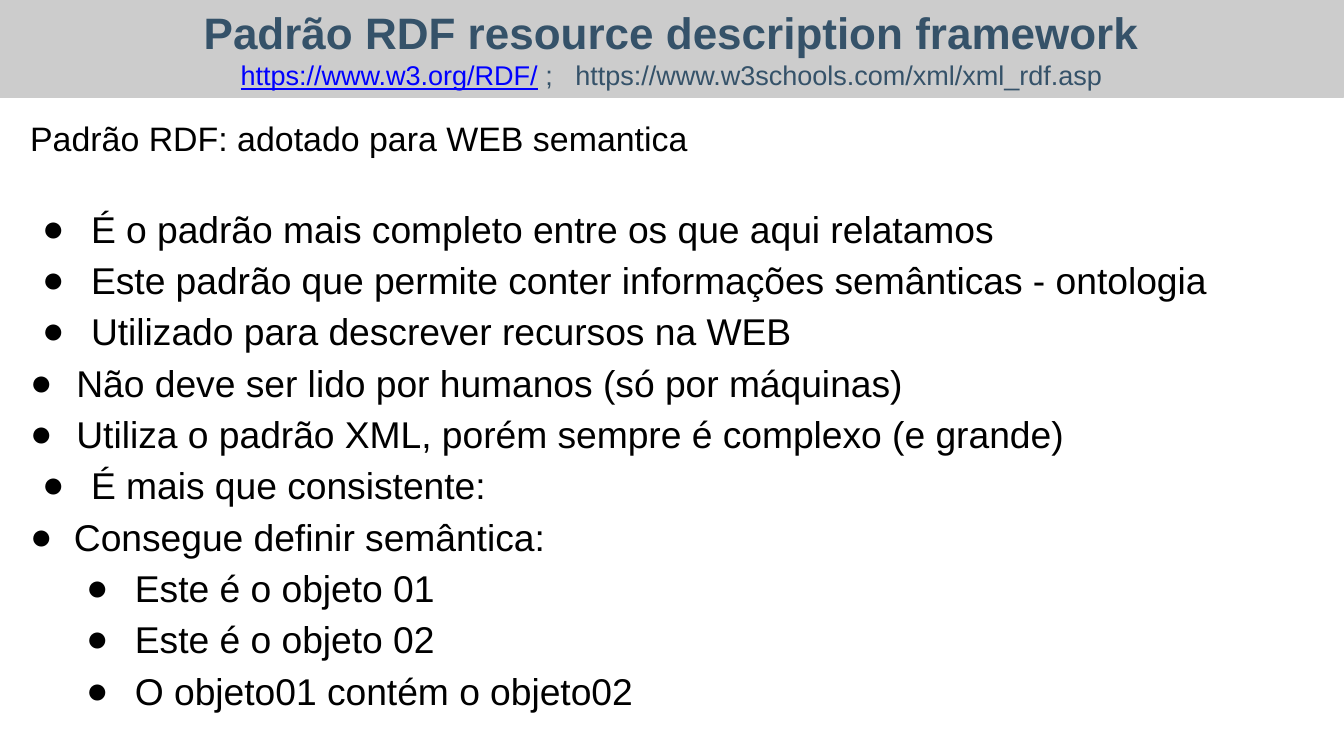
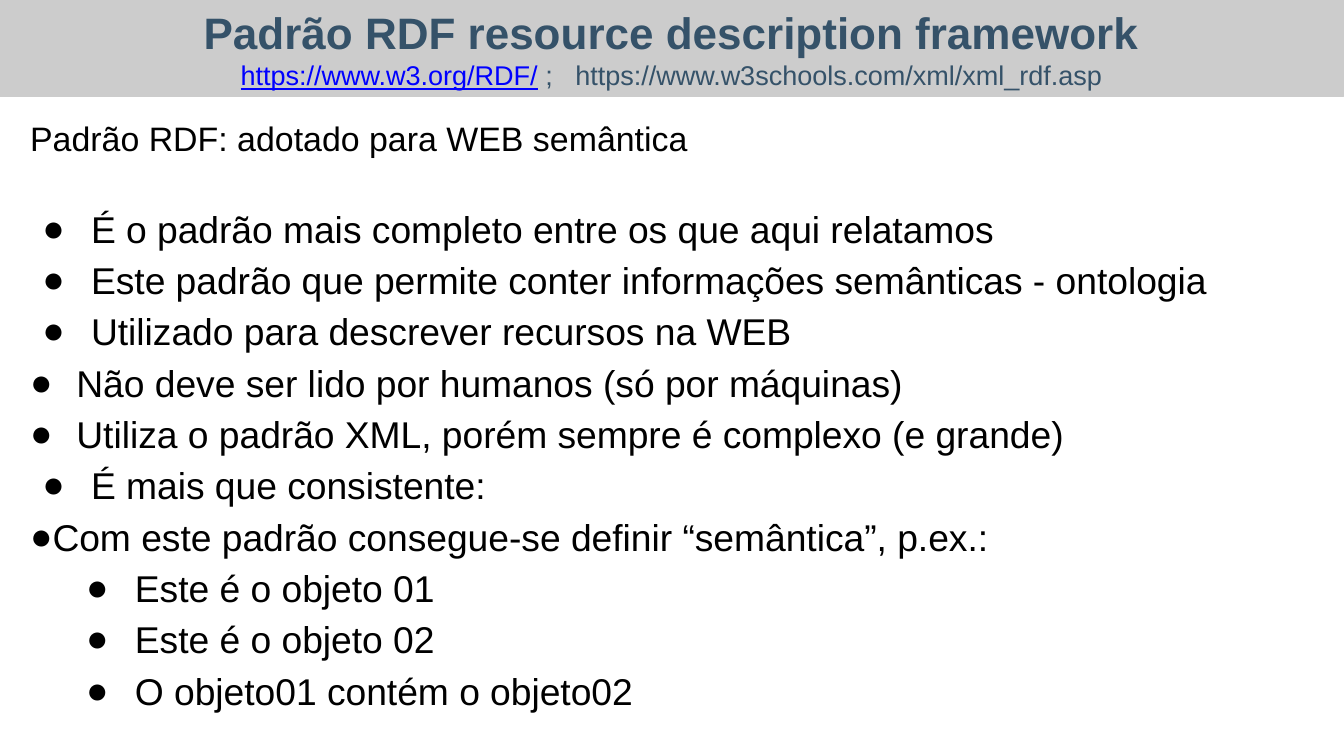
Before and after one commit to flalix/curso_python, a slide deck: slide 12 of docs/wee02-lec02-tipos de arquivos.pptx. Drawn at 1344x756 pixels with LibreOffice and Linux fonts; fonts in the diff are those of the drawing. Boxes give left, top, right and bottom in pixels: in the first picture for what was removed or moved away, otherwise in the second. Text is boxed around its words. In the diff, an @@ line names an element or a change of style, - is before the commit and + after.

```diff
--- a/docs/wee02-lec02-tipos de arquivos.pptx
+++ b/docs/wee02-lec02-tipos de arquivos.pptx
@@ text at (30, 126, 687, 158): text changed @@
-Padrão RDF: adotado para WEB semantica
+Padrão RDF: adotado para WEB semântica
@@ text at (76, 369, 1064, 713): indent changed @@
@@ text at (30, 524, 988, 559): text changed @@
-● Consegue definir semântica:
+● Com este padrão consegue-se definir “semântica”, p.ex.:
```
Also in this commit, not shown: 10 other slides changed, 3 other files.
